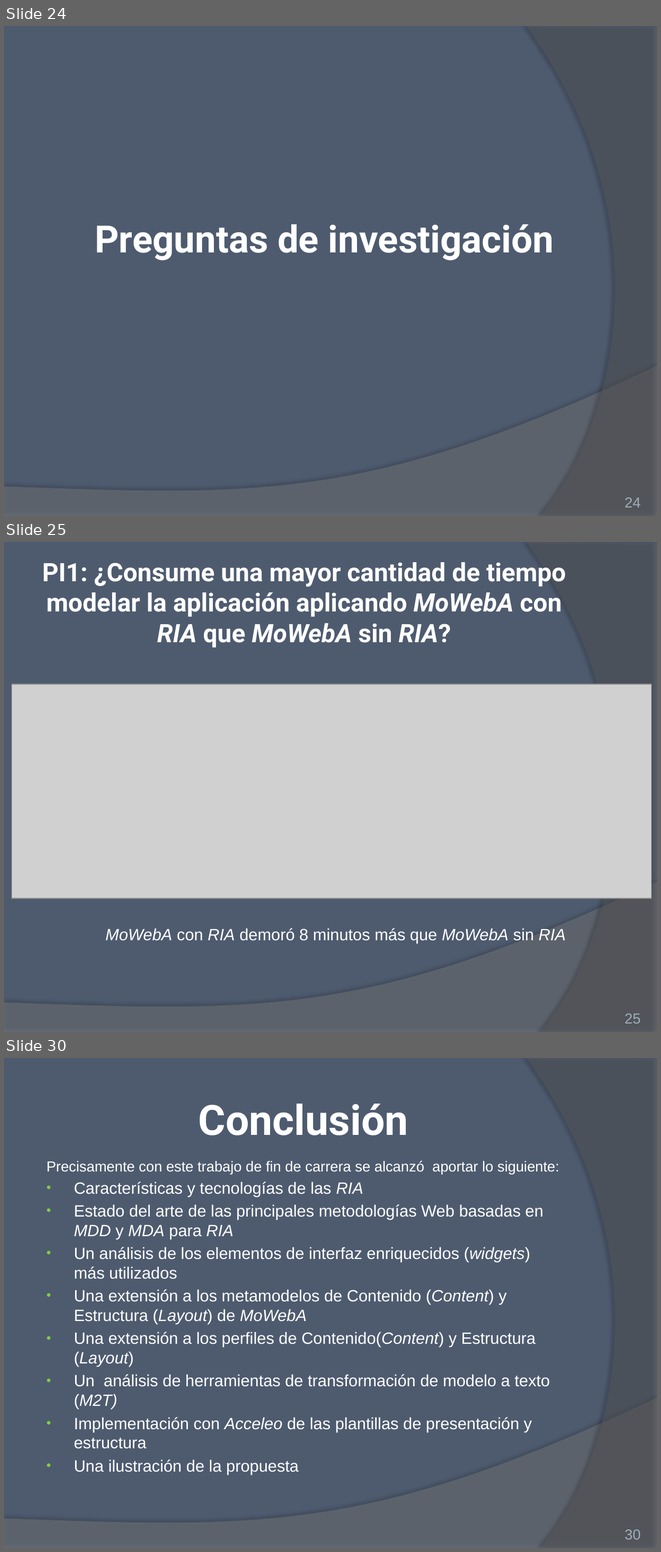
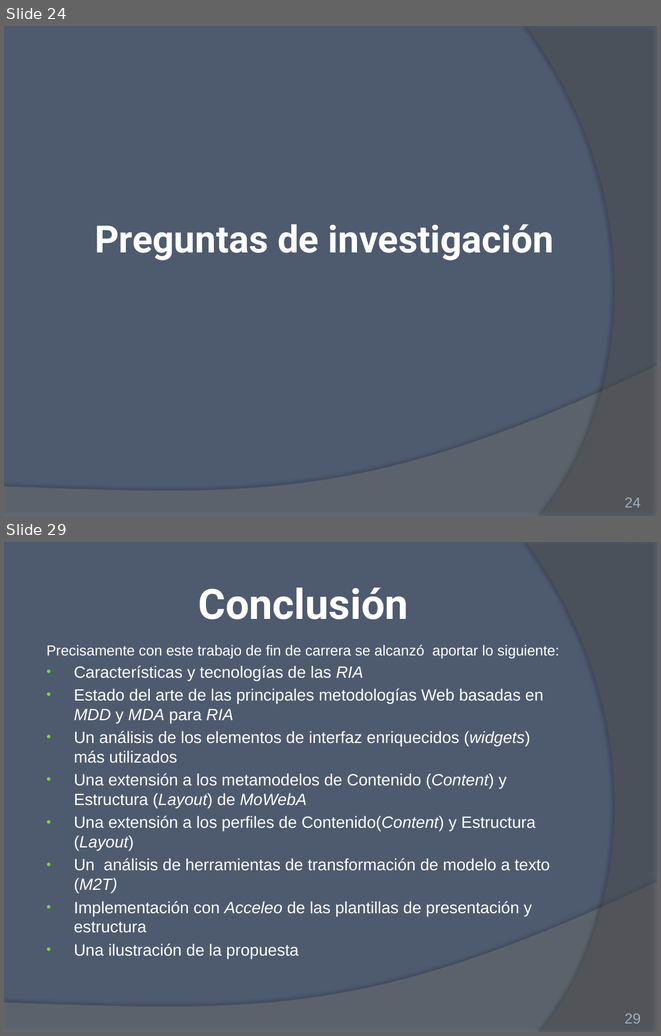
Before and after one commit to ivalop81/Metamodelo-Cybse2016, a slide deck: Presentacion final .pptx. Shown one above the other, each under a label of ours: slides 24, 25 and 30 before the commit, slides 24 and 29 after it; the slides between them are not shown. The pictures are 661x1552 and 661x1036 pixels, drawn with LibreOffice and Linux fonts; fonts in the diff are those of the drawing; grey boxes stand for pictures. Boxes give left, top, right and bottom in pixels: in the first picture for what was removed or moved away, otherwise in the second. Text is boxed around its words. In the diff, an @@ line names an element or a change of style, - is before the commit and + after.

```diff
--- a/Presentacion final .pptx
+++ b/Presentacion final .pptx
@@ slide 25 removed at <box>4,542,657,1032</box>, background #4E5B6F; not listed: 2 template elements that a slide beside it also shows @@
@@ title removed at <box>42,562,566,647</box> @@
-PI1: ¿Consume una mayor cantidad de tiempo modelar la aplicación aplicando MoWebA con RIA que MoWebA sin RIA?
@@ picture removed at <box>12,685,652,899</box> @@
@@ text removed at <box>105,928,566,943</box> @@
-MoWebA con RIA demoró 8 minutos más que MoWebA sin RIA
@@ page number removed at <box>625,1013,641,1023</box> @@
-25
@@ what was slide 30 is now slide 29 @@
@@ page number at <box>625,1013,641,1023</box>: text changed @@
-30
+29
```
Also in this commit, not shown: 8 slides changed, 7 other files.
